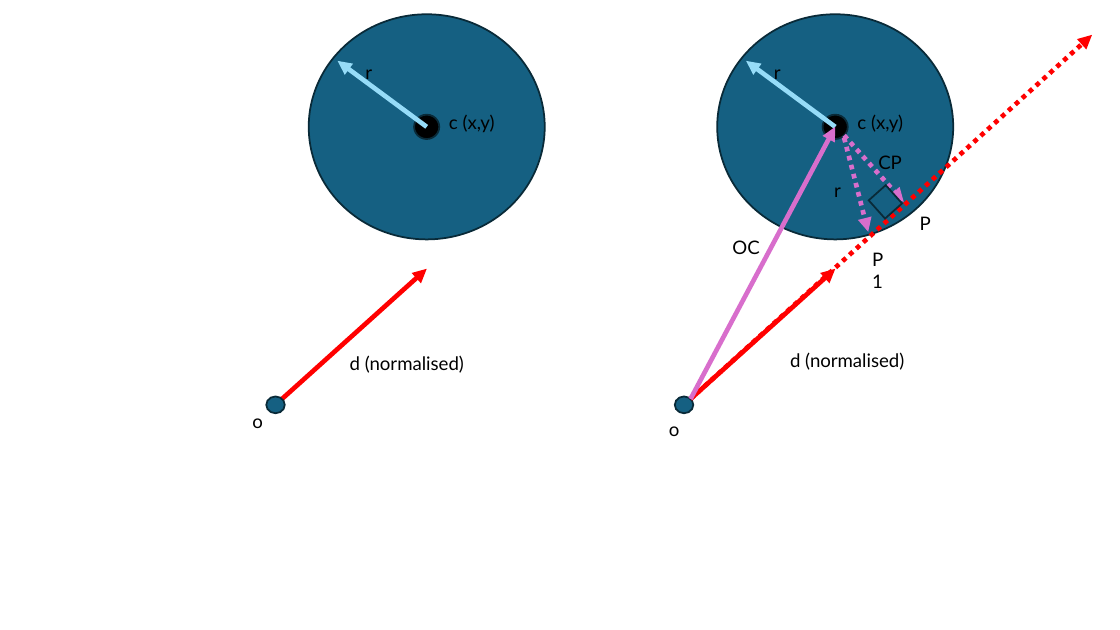
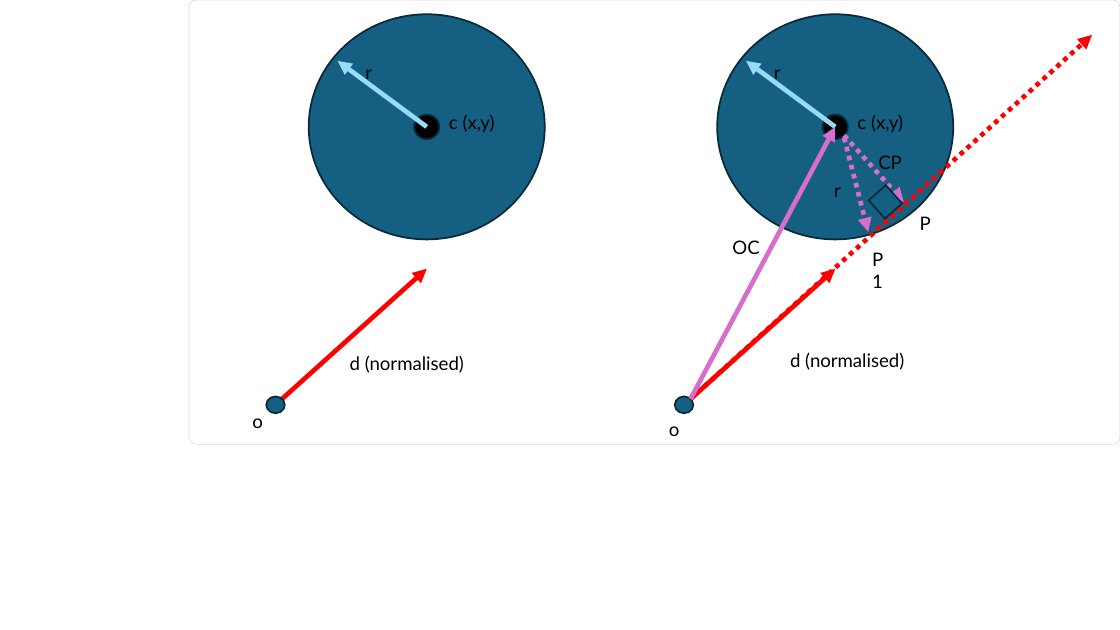
Before and after one commit to glassworks/course-raytracer-en, a slide deck: slide 11 of src/diagrams.pptx. Drawn at 1120x630 pixels with LibreOffice and Linux fonts; fonts in the diff are those of the drawing. Boxes give left, top, right and bottom in pixels: in the first picture for what was removed or moved away, otherwise in the second. Text is boxed around its words. In the diff, an @@ line names an element or a change of style, - is before the commit and + after.

```diff
--- a/src/diagrams.pptx
+++ b/src/diagrams.pptx
@@ rounded rectangle added at box(189, 0, 1120, 444), fill #FFFFFF, outline #D9D9D9 0.5 pt @@
```
Also in this commit, not shown: 14 other slides changed, 1 slide added, 1 slide removed, 27 other files.
